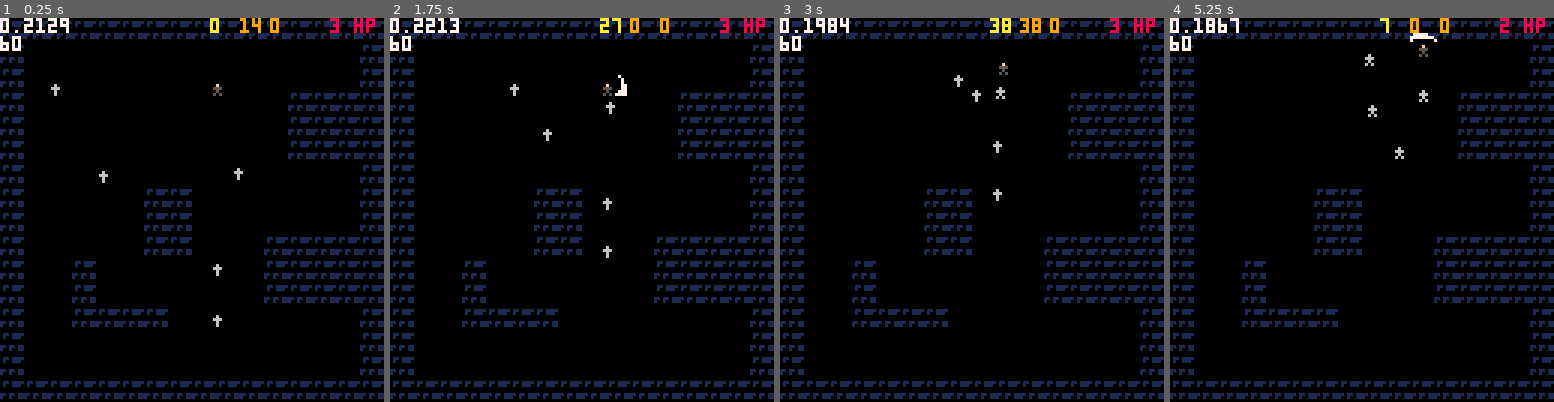
Above: before the commit, frames 1-4 (left to right).
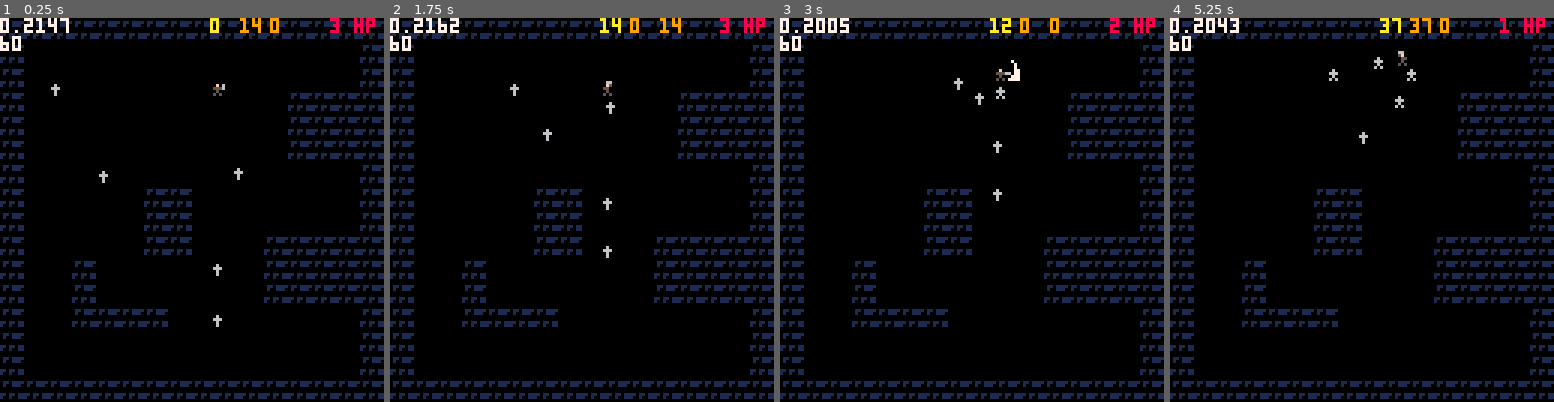
Above: after the commit, the same moments.

Repository: ironchestgames/pico-8-carts
Game: PICO-8 cartridge epicevilender.p8
The game is run twice, just before and just after one commit, with the same random seed, the same clock (stepped at 60 frames per second) and the same inputs.
Inputs:
- Up to frame 1 (0.25 s): no input
- Up to frame 2 (1.75 s): tap X (X key) at 0.33, 1.07 s; tap O (Z key) at 0.7, 1.7 s; hold Right from 1.6 s (still down)
- Up to frame 3 (3 s): tap X (X key) at 1.85, 2.97 s; release Right at 2.1 s; tap O (Z key) at 2.1, 2.5, 2.9 s; hold Up 2.15-2.42 s; hold Right from 2.47 s (still down)
- Up to frame 4 (5.25 s): release Right at 3.03 s; hold Left 3.08-3.58 s; tap O (Z key) every 0.4 s from 3.3 to 4.9 s; hold Down 3.63-3.97 s; hold Right 4.02-4.68 s; tap X (X key) at 4.08, 5.2 s; hold Up 4.73-5.03 s; hold Left from 5.08 s (still down)

The runs differ from the first frame. In frame 1, less than 0.1% of the frame differs, in the area x 12-59%, y 0-19%; in frame 2, 0.4%; in frame 3, 0.5%; in frame 4, 0.8%, in the area x 6-89%, y 0-37%.

Commit message:
epicevilender - added sword and sword attack animation

Diff:
--- a/epicevilender.p8
+++ b/epicevilender.p8
@@ -295,8 +295,20 @@
  end
 end
 
+-- items
+sword={
+ frames={
+  currentframe=1,
+  idling={{9,9,5,5, -2,-3}},
+  moving={{9,9,5,5, -2,-3}},
+  attacking={{14,9,5,5, -2,-3}},
+  recovering={{18,9,7,5, -3,-3}},
+ },
+}
+
+-- skills
 swordattackskill={
- precastduration=0,
+ precastduration=15,
  postcastduration=28,
  counter=0,
  hasinput=false,
@@ -323,13 +335,13 @@
    -- add vfx
    angletofx={
     [0]={0,20,4,7, -1,-5}, -- right
-    [0.125]={8,20,6,4, -3,-3}, -- right/up
-    [0.25]={20,20,9,3, -4,-2}, -- up
-    [0.375]={14,20,6,4, -3,-3}, -- up/left
+    [0.125]={8,20,6,4, -3,-2}, -- right/up
+    [0.25]={20,20,9,3, -3,-1}, -- up
+    [0.375]={14,20,6,4, -2,-2}, -- up/left
     [0.5]={4,20,4,7, -2,-5}, -- left
-    [0.625]={29,20,4,7, -3,-4}, -- left/down
-    [0.75]={20,23,9,3, -4,-1}, -- down
-    [0.875]={33,20,4,7, 0,-4}, -- down/right
+    [0.625]={29,20,4,7, -3,-6}, -- left/down
+    [0.75]={20,23,9,3, -4,-2}, -- down
+    [0.875]={33,20,4,7, 0,-6}, -- down/right
    }
 
    local vfx=angletofx[user.a]
@@ -417,7 +429,7 @@
       currentframe=1,
       idling={{0,10,3,4, -1,-2}},
       moving={{0,10,3,4, -1,-2},{3,10,3,4, -1,-2}},
-      attacking={{0,10,3,4, -1,-2}},
+      attacking={{6,10,3,4, -1,-2}},
       recovering={{0,10,3,4, -1,-2}},
      },
     })
@@ -477,9 +489,11 @@
  -- consider input
  local angle=btnmasktoangle[band(btn(),0b1111)] -- note: filter out o/x buttons from dpad input
  if angle != nil then
-  avatar.a=angle
-  avatar.dx=normalize(cos(avatar.a))
-  avatar.dy=normalize(sin(avatar.a))
+  if avatar.state != 'recovering' then
+   avatar.a=angle
+   avatar.dx=normalize(cos(avatar.a))
+   avatar.dy=normalize(sin(avatar.a))
+  end
  else
   avatar.dx=0
   avatar.dy=0
@@ -953,13 +967,39 @@
   end
   local stateframes=actor.frames[state]
   local frame=stateframes[flr(actor.frames.currentframe)]
+  local flipx=false
+  if actor.a != nil and actor.a >= 0.25 and actor.a <= 0.75 then
+   flipx=true
+  end
   sspr(
     frame[1],
     frame[2],
     frame[3],
     frame[4],
     actor.x+frame[5],
-    actor.y+frame[6])
+    actor.y+frame[6],
+    frame[3],
+    frame[4],
+    flipx)
+
+  -- draw items
+  if actor == avatar then
+   item=sword
+   local stateframes=sword.frames[state]
+   local frame=stateframes[flr(item.frames.currentframe)]
+   palt(1,true)
+   sspr(
+    frame[1],
+    frame[2],
+    frame[3],
+    frame[4],
+    actor.x+frame[5],
+    actor.y+frame[6],
+    frame[3],
+    frame[4],
+    flipx)
+   palt(1,false)
+  end
 
   if isdebug then
    if actor.ai and actor.ai.targetx then
@@ -1000,11 +1040,11 @@
 10010011000000000000000000000000000000000000000000000000000000000000000000000000000000000000000000000000000000000000000000000000
 00000000000000000000000000000000000000000000000000000000000000000000000000000000000000000000000000000000000000000000000000000000
 00000000000000000000000000000000000000000000000000000000000000000000000000000000000000000000000000000000000000000000000000000000
-00000000000000000000000000000000000000000000000000000000000000000000000000000000000000000000000000000000000000000000000000000000
-0f00f000000000000000000000000000000000000000000000000000000000000000000000000000000000000000000000000000000000000000000000000000
-55555500000000000000000000000000000000000000000000000000000000000000000000000000000000000000000000000000000000000000000000000000
-05005000000000000000000000000000000000000000000000000000000000000000000000000000000000000000000000000000000000000000000000000000
-50505000000000000000000000000000000000000000000000000000000000000000000000000000000000000000000000000000000000000000000000000000
+00000000011111116611111110000000000000000000000000000000000000000000000000000000000000000000000000000000000000000000000000000000
+0f00f00f511116111111111110000000000000000000000000000000000000000000000000000000000000000000000000000000000000000000000000000000
+55555555011116111111111660000000000000000000000000000000000000000000000000000000000000000000000000000000000000000000000000000000
+05005005011111111111111110000000000000000000000000000000000000000000000000000000000000000000000000000000000000000000000000000000
+50505050511111111111111110000000000000000000000000000000000000000000000000000000000000000000000000000000000000000000000000000000
 00000000000000000000000000000000000000000000000000000000000000000000000000000000000000000000000000000000000000000000000000000000
 00000000000000000000000000000000000000000000000000000000000000000000000000000000000000000000000000000000000000000000000000000000
 06006000000000000000000000000000000000000000000000000000000000000000000000000000000000000000000000000000000000000000000000000000
Not shown, changed: epicevilender.png
